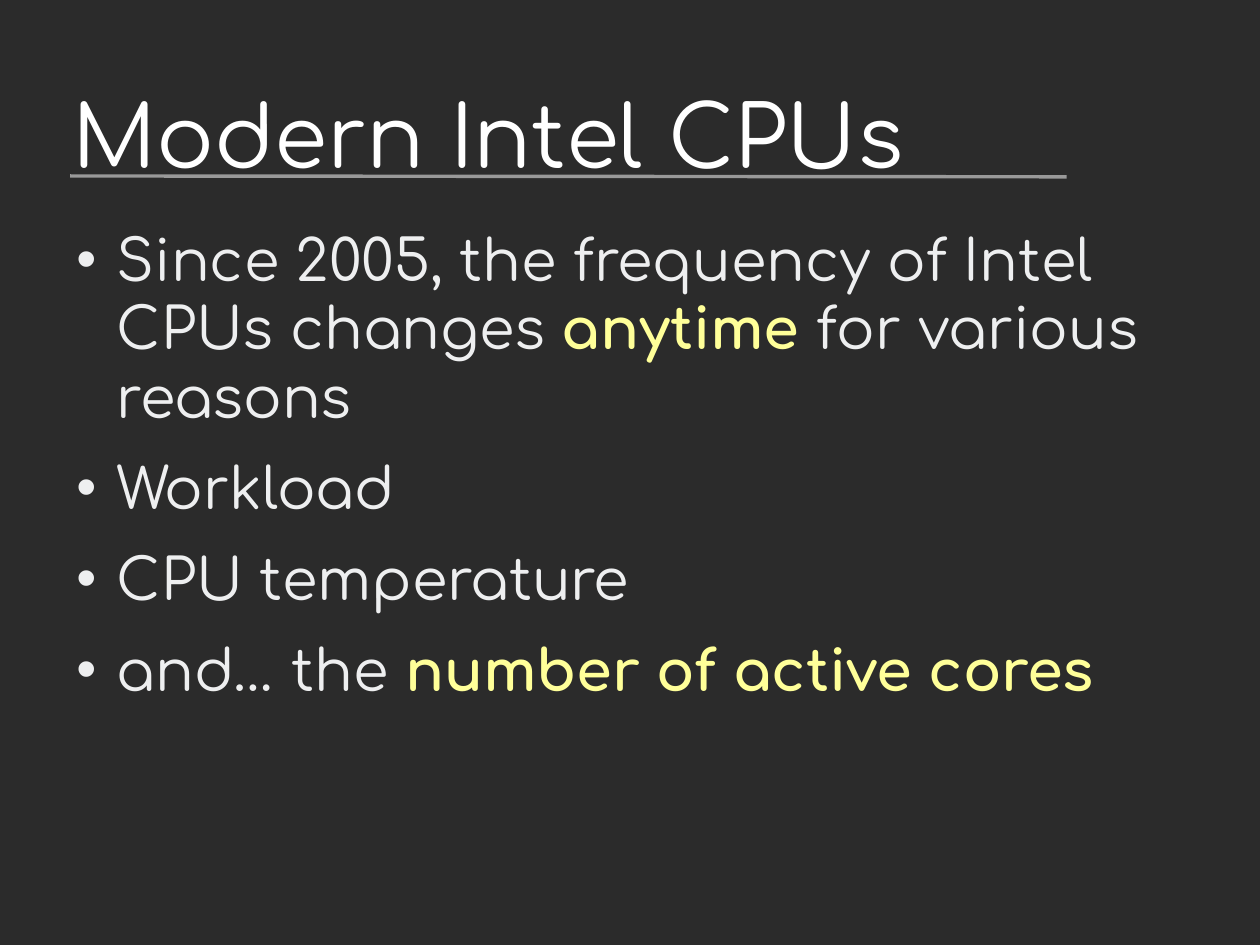
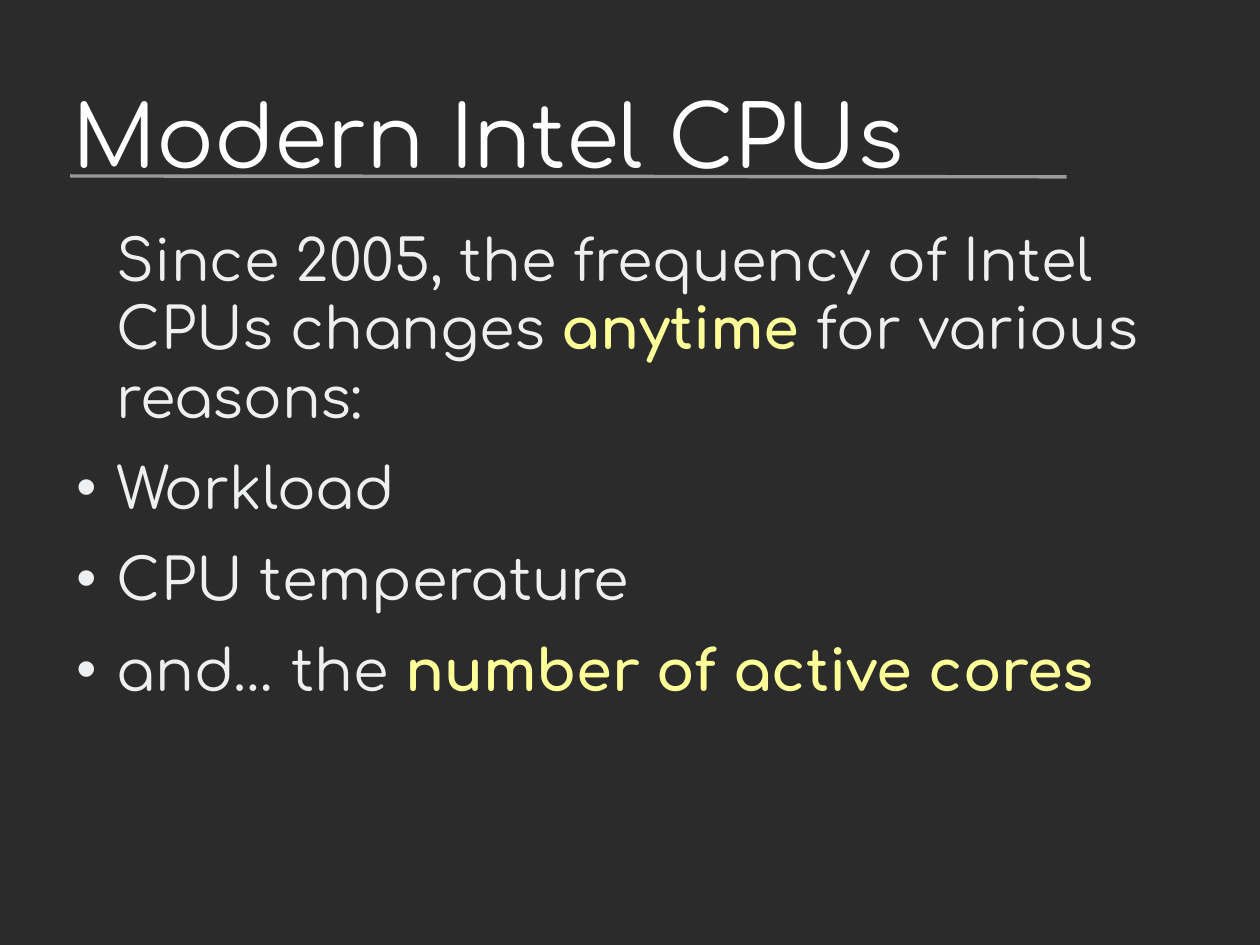
Before and after one commit to vstinner/talks, a slide deck: slide 20 of 2017-FOSDEM-Brussels/howto_run_stable_benchmarks.odp. Drawn at 1260x945 pixels with LibreOffice and Linux fonts; fonts in the diff are those of the drawing; background and template pictures are left out; a plain dark background stands for a picture behind light text. Boxes give left, top, right and bottom in pixels: in the first picture for what was removed or moved away, otherwise in the second. Text is boxed around its words. In the diff, an @@ line names an element or a change of style, - is before the commit and + after.

```diff
--- a/2017-FOSDEM-Brussels/howto_run_stable_benchmarks.odp
+++ b/2017-FOSDEM-Brussels/howto_run_stable_benchmarks.odp
@@ text at <box>117,236,1138,419</box>: text changed @@
-• Since 2005, the frequency of Intel CPUs changes anytime for various reasons
+Since 2005, the frequency of Intel CPUs changes anytime for various reasons:
```
Also in this commit, not shown: 3 other slides changed, 1 slide added, 1 other file.
